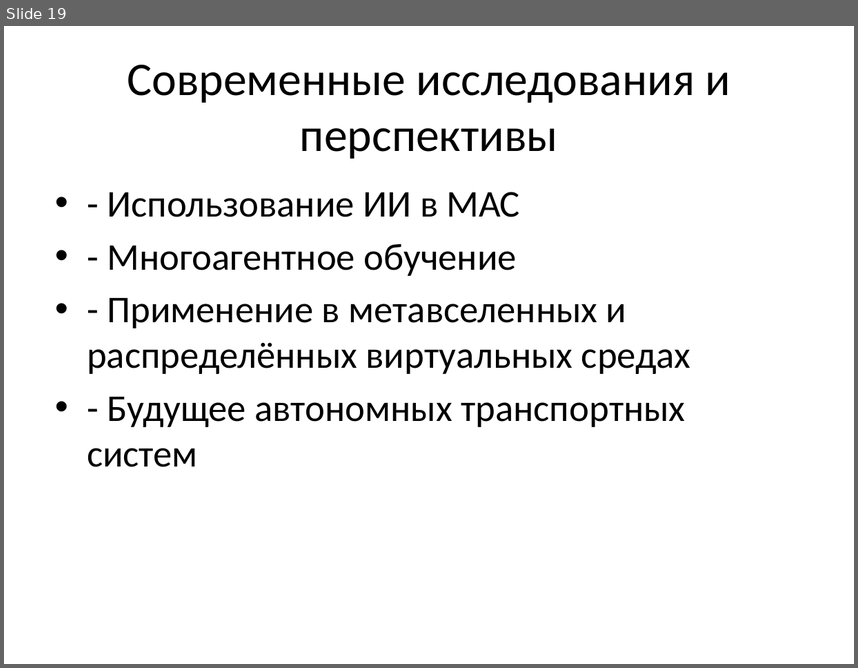
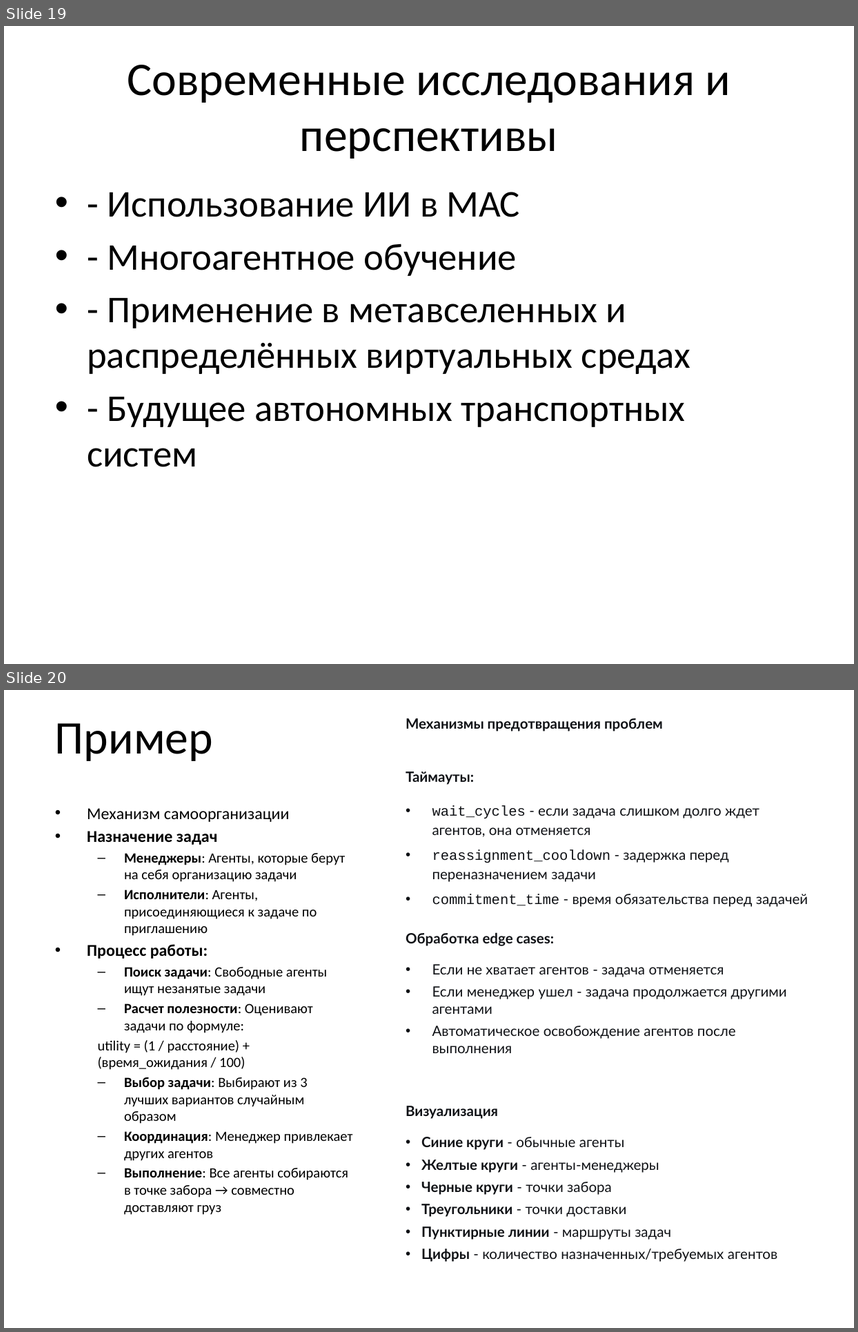
Before and after one commit to ulstu/ml, a slide deck: ml_course_ru/semester_2/lecture_04_multiagent_systems/lecture_04_multiagent.pptx. Shown one above the other, each under a label of ours: slide 19 before the commit, slides 19 and 20 after it. The pictures are 858x668 and 858x1332 pixels, drawn with LibreOffice and Linux fonts; fonts in the diff are those of the drawing. Boxes give left, top, right and bottom in pixels: in the first picture for what was removed or moved away, otherwise in the second. Text is boxed around its words. In the diff, an @@ line names an element or a change of style, - is before the commit and + after.

```diff
--- a/ml_course_ru/semester_2/lecture_04_multiagent_systems/lecture_04_multiagent.pptx
+++ b/ml_course_ru/semester_2/lecture_04_multiagent_systems/lecture_04_multiagent.pptx
@@ slide 20 added at [4,690,854,1328], background #FFFFFF @@
@@ title added at [55,723,213,761], 39.6 pt, text #000000 @@
+Пример
@@ text added at [406,718,808,1053], 12 pt, text #0F1115 @@
+Механизмы предотвращения проблем
+Таймауты:
+• wait_cycles - если задача слишком долго ждет агентов, она отменяется
+• reassignment_cooldown - задержка перед переназначением задачи
+• commitment_time - время обязательства перед задачей
+Обработка edge cases:
+• Если не хватает агентов - задача отменяется
+• Если менеджер ушел - задача продолжается другими агентами
+• Автоматическое освобождение агентов после выполнения
@@ text added at [87,808,353,1214], 12 pt, text #000000 @@
+• Механизм самоорганизации
+• Назначение задач
+  – Менеджеры: Агенты, которые берут на себя организацию задачи
+  – Исполнители: Агенты, присоединяющиеся к задаче по приглашению
+• Процесс работы:
+  – Поиск задачи: Свободные агенты ищут незанятые задачи
+  – Расчет полезности: Оценивают задачи по формуле:
+  utility = (1 / расстояние) + (время_ожидания / 100)
+  – Выбор задачи: Выбирают из 3 лучших вариантов случайным образом
+  – Координация: Менеджер привлекает других агентов
+  – Выполнение: Все агенты собираются в точке забора → совместно доставляют груз
@@ text added at [406,1105,777,1261], 12 pt, text #0F1115 @@
+Визуализация
+• Синие круги - обычные агенты
+• Желтые круги - агенты-менеджеры
+• Черные круги - точки забора
+• Треугольники - точки доставки
+• Пунктирные линии - маршруты задач
+• Цифры - количество назначенных/требуемых агентов
```
Also in this commit, not shown: 2 slides changed, 41 other files.
